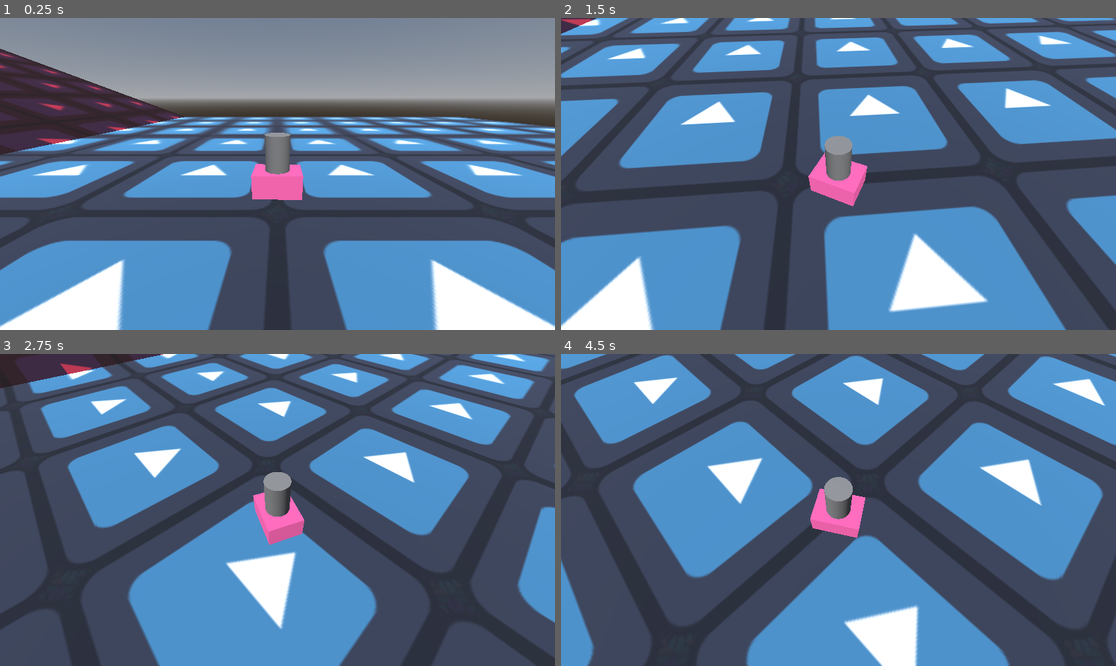
Above: before the commit, frames 1-4 (two rows, left to right).
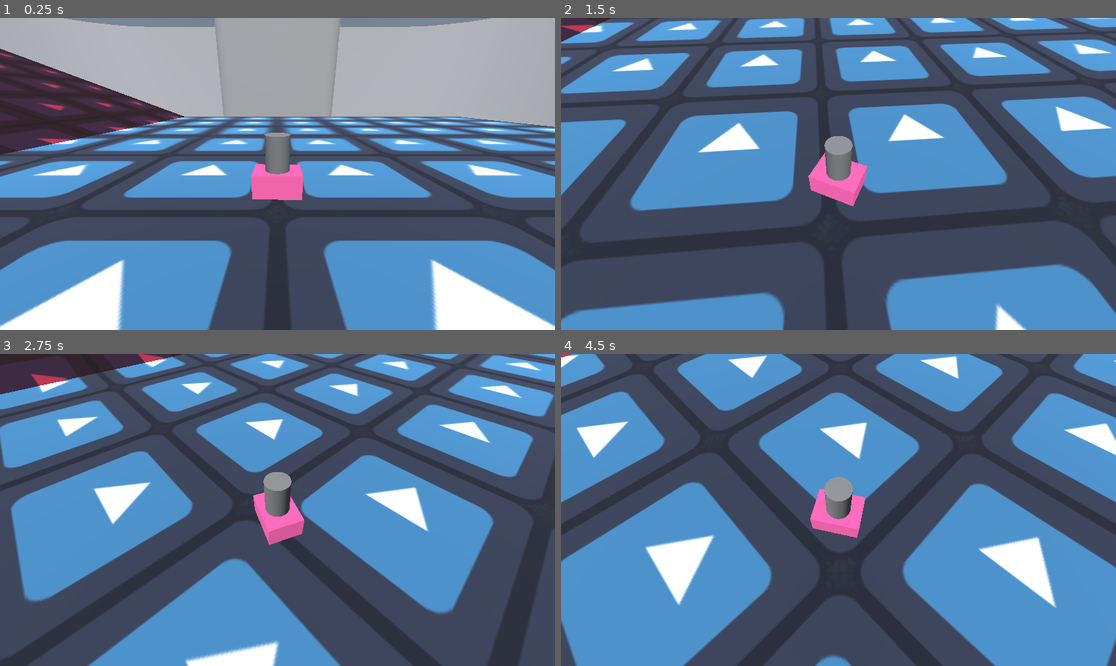
Above: after the commit, the same moments.

Repository: michaelcegielka/GlobalGameJam2025
Game: Godot game, scene res://Objects/main_scene.tscn
The game is run twice, just before and just after one commit, with the same random seed, the same clock (stepped at 60 frames per second) and the same inputs. The engine's default icon, where the game draws it, is replaced by a stand-in: a white triangle on a blue panel in a dark square.
Inputs:
- Up to frame 1 (0.25 s): no input
- Up to frame 2 (1.5 s): hold D (Right) 0.53-1.28 s; hold Down (CamDown) 0.53-1.28 s; tap Space (Jump) at 0.77 s; hold S (Backward) from 1.28 s (still down); tap Left (CamLeft) at 1.35 s
- Up to frame 3 (2.75 s): tap Space (Jump) at 1.52 s; release S (Backward) at 2.03 s; hold D (Right) from 2.03 s (still down); hold Right (CamRight) from 2.03 s (still down)
- Up to frame 4 (4.5 s): release D (Right) at 2.78 s; release Right (CamRight) at 2.78 s; hold W (Forward) 2.78-3.53 s; tap Up (CamUp) at 2.85 s; tap Space (Jump) at 3.02, 3.77 s; hold Down (CamDown) 3.53-4.28 s; hold A (Left) from 3.53 s (still down); tap Left (CamLeft) at 4.35 s

The runs differ from the first frame. In frame 1, 22% of the frame differs, in the area x 0-100%, y 0-35%; in frame 2, 63%; in frame 3, 60%; in frame 4, 72%, in the area x 0-100%, y 0-100%.

Commit message:
Move bath

Diff:
--- a/gamejam2025/Objects/PLayer/player.gd
+++ b/gamejam2025/Objects/PLayer/player.gd
@@ -25,6 +25,8 @@
 var current_dir := Vector3.ZERO
 var current_floor_normal := Vector3.UP
 var current_state := States.GROUNDED
+
+@onready var velocity_dir_marker = $Model/VelocityDirMarker
 
 ### Camera
 @onready var spring_arm_3d : SpringArm3D = $SpringArm3D
@@ -95,6 +97,8 @@
 	self.velocity.y = self.Gravity * delta
 
 	var none_rotated_velo = self.velocity
+	self.velocity_dir_marker.position = self.velocity
+	self.velocity = (self.velocity_dir_marker.global_position - self.global_position)
 	self.move_and_slide()
 	self.velocity = none_rotated_velo
 
--- a/gamejam2025/Objects/PLayer/player.tscn
+++ b/gamejam2025/Objects/PLayer/player.tscn
@@ -38,6 +38,8 @@
 mesh = SubResource("BoxMesh_kqe2b")
 skeleton = NodePath("../../..")
 
+[node name="VelocityDirMarker" type="Marker3D" parent="Model"]
+
 [node name="SpringArm3D" type="SpringArm3D" parent="."]
 spring_length = 8.0
 
--- a/gamejam2025/Objects/main_scene.tscn
+++ b/gamejam2025/Objects/main_scene.tscn
@@ -1,7 +1,8 @@
-[gd_scene load_steps=10 format=3 uid="uid://nrtfjmfxo36m"]
+[gd_scene load_steps=11 format=3 uid="uid://nrtfjmfxo36m"]
 
 [ext_resource type="PackedScene" uid="uid://ore5g1k0lwj6" path="res://Objects/PLayer/player.tscn" id="1_40nht"]
 [ext_resource type="Texture2D" uid="uid://uu43m0lsdufj" path="res://icon.svg" id="2_yigkt"]
+[ext_resource type="ArrayMesh" uid="uid://cd11b2058h8po" path="res://_3d/bathtub.obj" id="3_t8sir"]
 
 [sub_resource type="StandardMaterial3D" id="StandardMaterial3D_7gpct"]
 albedo_texture = ExtResource("2_yigkt")
@@ -56,3 +57,7 @@
 
 [node name="DirectionalLight3D" type="DirectionalLight3D" parent="WorldEnvironment"]
 transform = Transform3D(1, 0, 0, 0, 0.520369, 0.853942, 0, -0.853942, 0.520369, 0, 3.87393, 4.81974)
+
+[node name="MeshInstance3D3" type="MeshInstance3D" parent="."]
+transform = Transform3D(75, 0, 0, 0, 75, 0, 0, 0, 75, 0, 0, 0)
+mesh = ExtResource("3_t8sir")
--- a/gamejam2025/project.godot
+++ b/gamejam2025/project.godot
@@ -14,6 +14,10 @@
 run/main_scene="res://Objects/main_scene.tscn"
 config/features=PackedStringArray("4.3", "Forward Plus")
 config/icon="res://icon.svg"
+
+[filesystem]
+
+import/blender/enabled=false
 
 [input]
 
Not shown, added: gamejam2025/_3d/bathtub.mtl
Not shown, added: gamejam2025/_3d/bathtub.obj
Not shown, added: gamejam2025/_3d/bathtub.obj.import
Not shown, added: gamejam2025/_3d/bathtub.blend
Not shown, added: gamejam2025/_3d/bathtub.blend1
